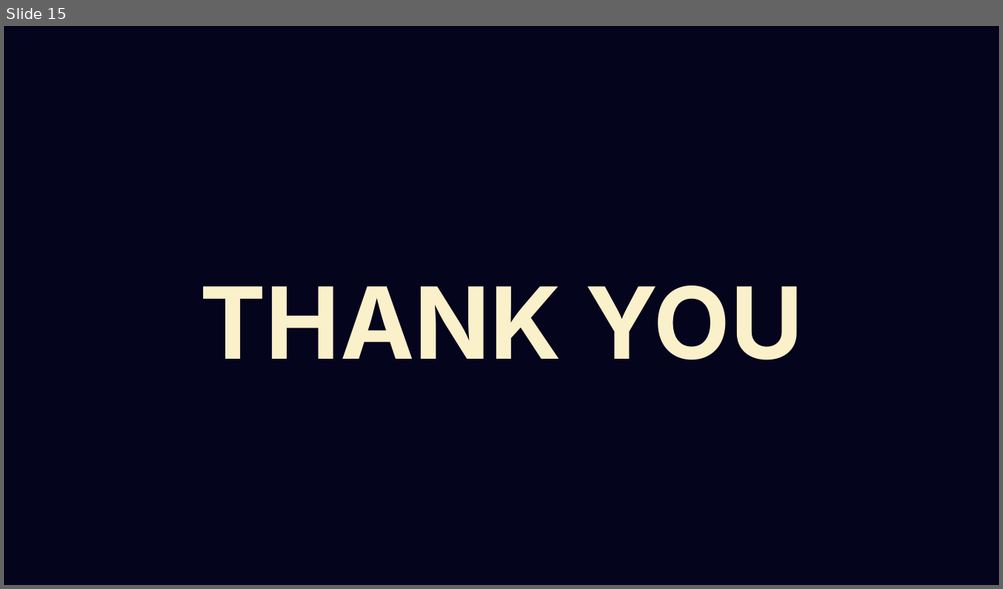
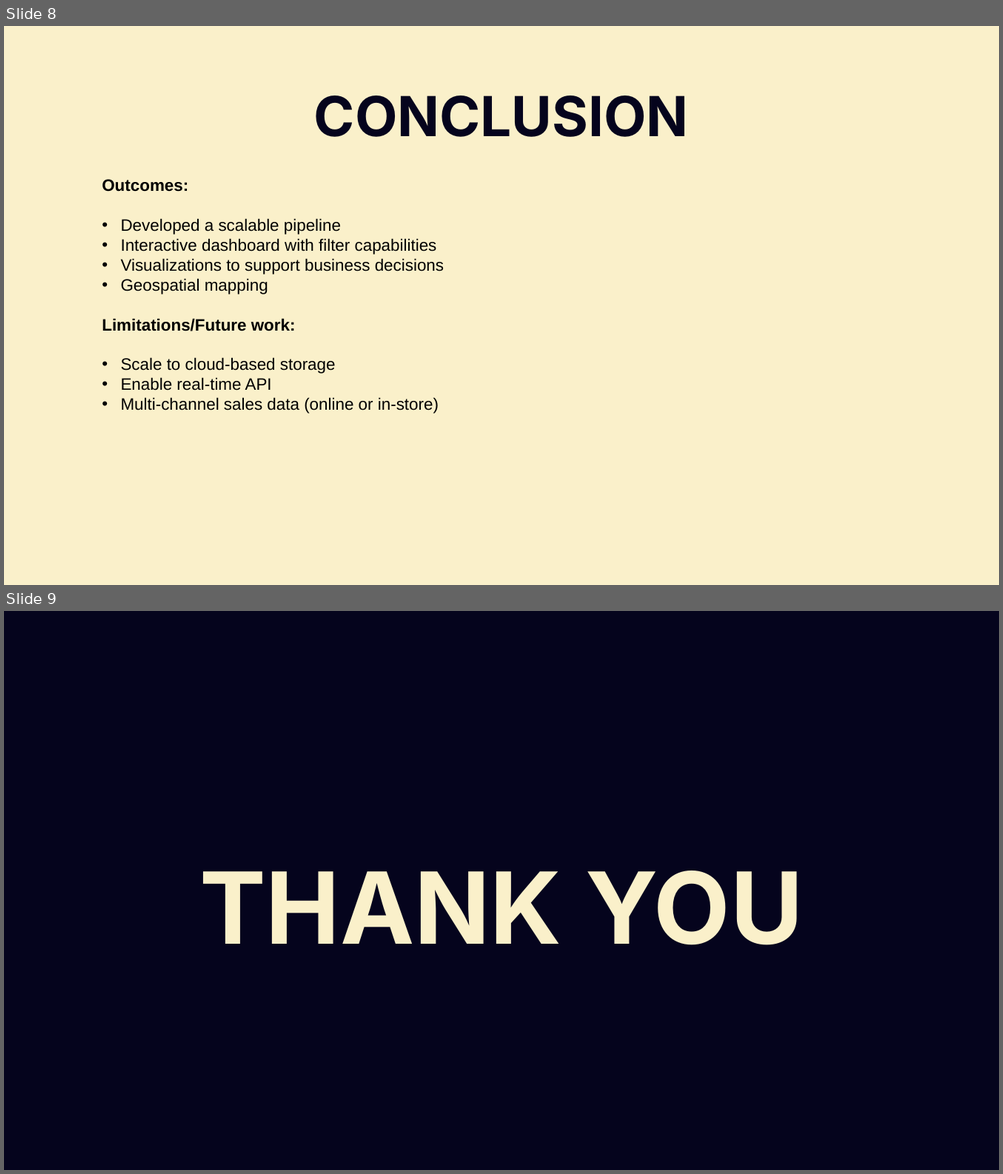
Before and after one commit to nair-j-karthik/DS-5110, a slide deck: docs/Final Presenation.pptx. Shown one above the other, each under a label of ours: slide 15 before the commit, slides 8 and 9 after it. The pictures are 1003x589 and 1003x1174 pixels, drawn with LibreOffice and Linux fonts; fonts in the diff are those of the drawing; background and template pictures are left out. Boxes give left, top, right and bottom in pixels: in the first picture for what was removed or moved away, otherwise in the second. Text is boxed around its words. In the diff, an @@ line names an element or a change of style, - is before the commit and + after.

```diff
--- a/docs/Final Presenation.pptx
+++ b/docs/Final Presenation.pptx
@@ slide 8 added at <box>4,26,999,585</box>, background #FAF0CA @@
@@ text added at <box>314,96,688,137</box>, 80 pt, text #05041D, bold @@
+CONCLUSION
@@ text added at <box>102,179,444,414</box>, 24 pt, text #000000 @@
+Outcomes:
+• Developed a scalable pipeline
+• Interactive dashboard with filter capabilities
+• Visualizations to support business decisions
+• Geospatial mapping
+Limitations/Future work:
+• Scale to cloud-based storage
+• Enable real-time API
+• Multi-channel sales data (online or in-store)
@@ what was slide 15 is now slide 9 @@
```
Also in this commit, not shown: 4 slides changed, 3 other slides added, 10 slides removed.
